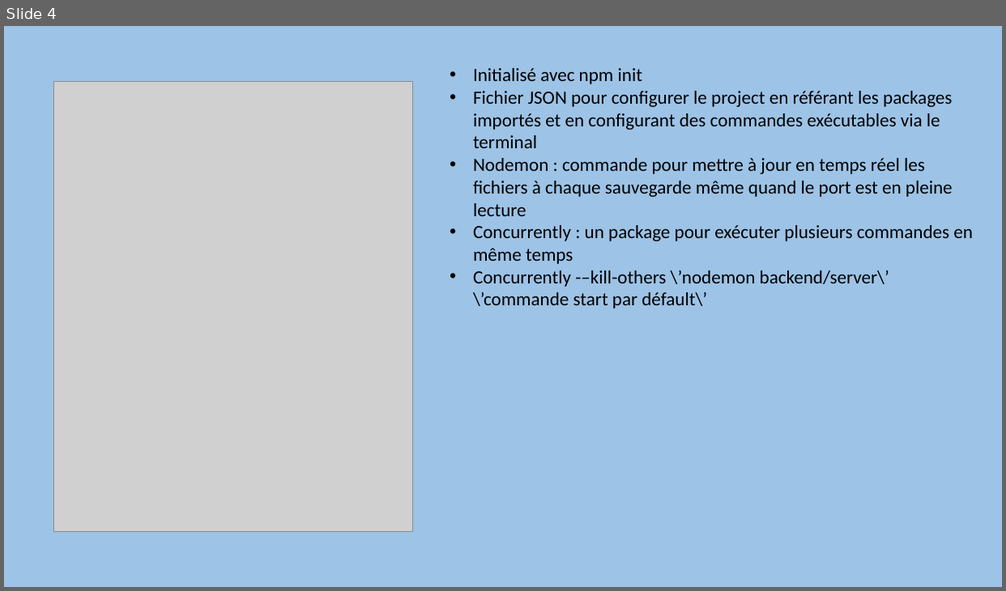
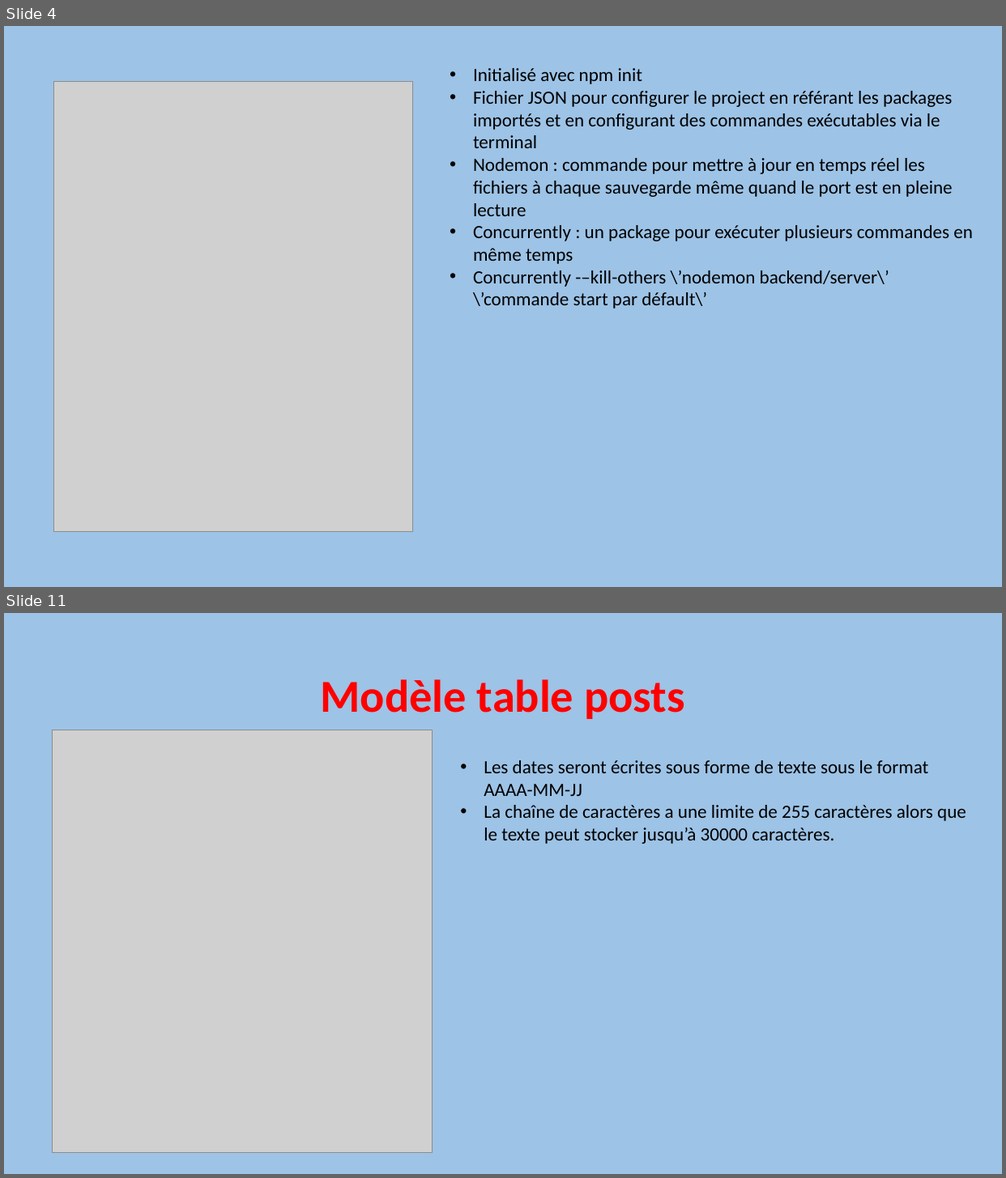
Before and after one commit to GloireDianzenza/ProjetFinal, a slide deck: documentation/Dossier Projet/Projet Slides.pptx. Shown one above the other, each under a label of ours: slide 4 before the commit, slides 4 and 11 after it; the slides between them are not shown. The pictures are 1006x591 and 1006x1178 pixels, drawn with LibreOffice and Linux fonts; fonts in the diff are those of the drawing; grey boxes stand for pictures. Boxes give left, top, right and bottom in pixels: in the first picture for what was removed or moved away, otherwise in the second. Text is boxed around its words. In the diff, an @@ line names an element or a change of style, - is before the commit and + after.

```diff
--- a/documentation/Dossier Projet/Projet Slides.pptx
+++ b/documentation/Dossier Projet/Projet Slides.pptx
@@ slide 11 added at <box>4,613,1002,1174</box>, background #9DC3E6 @@
@@ title added at <box>321,679,684,719</box>, 44 pt, text #FF0000, bold @@
+Modèle table posts
@@ picture added at <box>52,730,432,1152</box> @@
@@ text added at <box>484,760,966,844</box>, 18 pt, text #000000 @@
+• Les dates seront écrites sous forme de texte sous le format AAAA-MM-JJ
+• La chaîne de caractères a une limite de 255 caractères alors que le texte peut stocker jusqu’à 30000 caractères.
```
Also in this commit, not shown: 2 slides changed, 6 other slides added, 9 other files.
